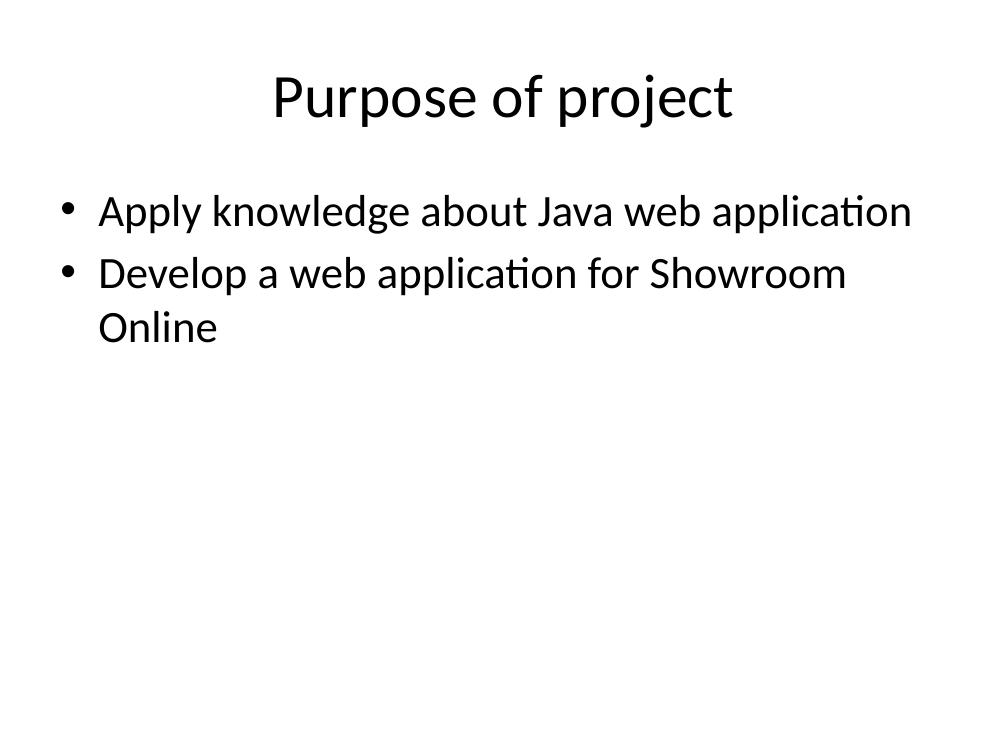
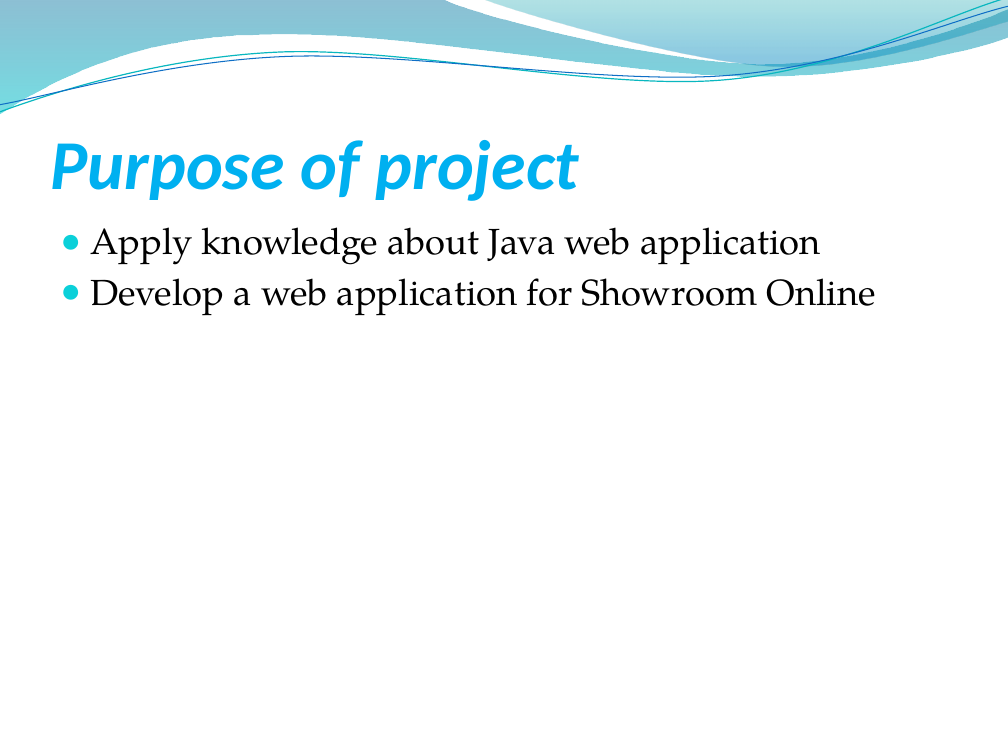
Before and after one commit to ItsTheWolf/BanHangOnline, a slide deck: slide 2 of ShowroomOnline.pptx. Drawn at 1008x756 pixels with LibreOffice and Linux fonts; fonts in the diff are those of the drawing; background and template pictures are left out. Boxes give left, top, right and bottom in pixels: in the first picture for what was removed or moved away, otherwise in the second. Text is boxed around its words. In the diff, an @@ line names an element or a change of style, - is before the commit and + after.

```diff
--- a/ShowroomOnline.pptx
+++ b/ShowroomOnline.pptx
@@ freeform shape added at (0,0,1008,114), fill gradient #0074A1 to #00C6CF @@
@@ freeform shape added at (0,0,1008,117), outline #0AB8BF 0.85 pt @@
@@ freeform shape added at (0,6,1008,112), outline #0F6FC6 0.75 pt @@
@@ freeform shape added at (483,0,1008,70), fill gradient #00A1A9 to #008BBF @@
@@ title "Purpose of project": place and size @@
-title "Purpose of project" at (273,74,734,128)
+title "Purpose of project" at (50,140,580,201)
@@ title "Purpose of project" at (50,140,580,201): size 44 to 50 pt, text colour #000000 to #00B0F0, bold on, italic on; alignment centre to left; vertical alignment middle to bottom @@
@@ text "Apply knowledge about Java web ...": place and size @@
-text "Apply knowledge about Java web ..." at (98,195,913,343)
+text "Apply knowledge about Java web ..." at (91,227,876,316)
@@ text "Apply knowledge about Java web ..." at (91,227,876,316): size 32 to 26 pt, font Calibri to TeX Gyre Pagella; bullet • to ●; less space between paragraphs @@
```
Also in this commit, not shown: 8 other slides changed, 3 slides added.
